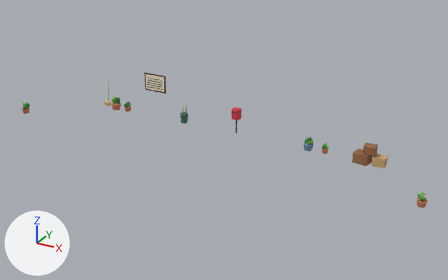
The glTF model models/terminal/station_props.glb, before and after one commit.
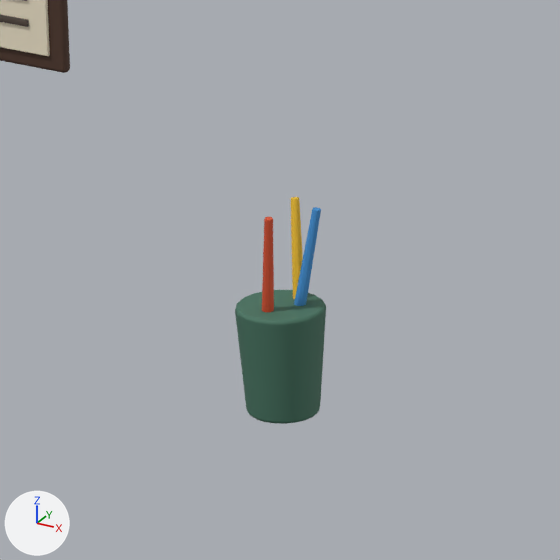
The first picture shows the older version from a 50 mm camera at (13.9, -25.2, 12.0) aimed at (0.9, -1.6, 0.2). The close-ups show the older and then the newer version on the part from 36% to 46% of the width and 31% to 48% of the height of that picture. Only the edits that show in the close-ups are written down. The axes (+X, +Y, +Z) are drawn at lower left. The lights are the same throughout. Where no turn or scale is listed for an object, it has been applied to the vertices.

Names of what the first close-up shows: 'timetable', 'timetable_paper', 'umbrella', 'umbrella.001', 'umbrella.002', 'umbrella_stand' and 1 more.
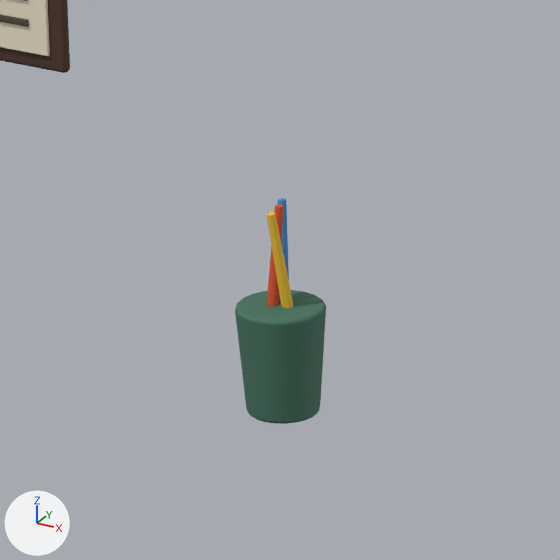
Where the newer file only moved an object's origin or applied its transform, the numbers keep the older frame.

Boxes [x1, y1, x2, y2] around the edits, measured in the close-ups (560 x 560 px):
```json
{"object": "umbrella.002", "change": "moved, turned", "before": [291, 197, 303, 299], "after": [267, 212, 294, 308]}
{"object": "umbrella.001", "change": "moved, turned", "before": [294, 207, 321, 306], "after": [278, 198, 289, 301]}
{"object": "umbrella", "change": "moved, turned", "before": [262, 217, 274, 312], "after": [267, 204, 283, 306]}
```

Edits to the scene script, one JSON object a line:
```json
{"op": "set", "path": "ob_umbrella.location", "old": "(-2.262, -0.283, 0.522)", "new": "(-2.283, -0.206, 0.522)"}
{"op": "set", "path": "ob_umbrella.rotation_euler", "old": "(0.0767, 0.0897, 0.0)", "new": "(-0.103, 0.0396, 0.0)", "note": "degrees (4.4, 5.1, 0) -> degrees (-5.9, 2.3, 0)"}
{"op": "set", "path": "ob_umbrella_001.location", "old": "(-2.179, -0.146, 0.517)", "new": "(-2.275, -0.136, 0.519)"}
{"op": "set", "path": "ob_umbrella_001.rotation_euler", "old": "(-0.127, 0.144, 0.0)", "new": "(-0.15, -0.0827, 0.0)", "note": "degrees (-7.3, 8.3, 0) -> degrees (-8.6, -4.7, 0)"}
{"op": "set", "path": "ob_umbrella_002.location", "old": "(-2.226, -0.088, 0.518)", "new": "(-2.216, -0.201, 0.52)"}
{"op": "set", "path": "ob_umbrella_002.rotation_euler", "old": "(-0.146, -0.11, 0.0)", "new": "(0.121, -0.0865, 0.0)", "note": "degrees (-8.4, -6.3, 0) -> degrees (6.9, -5, 0)"}
```
